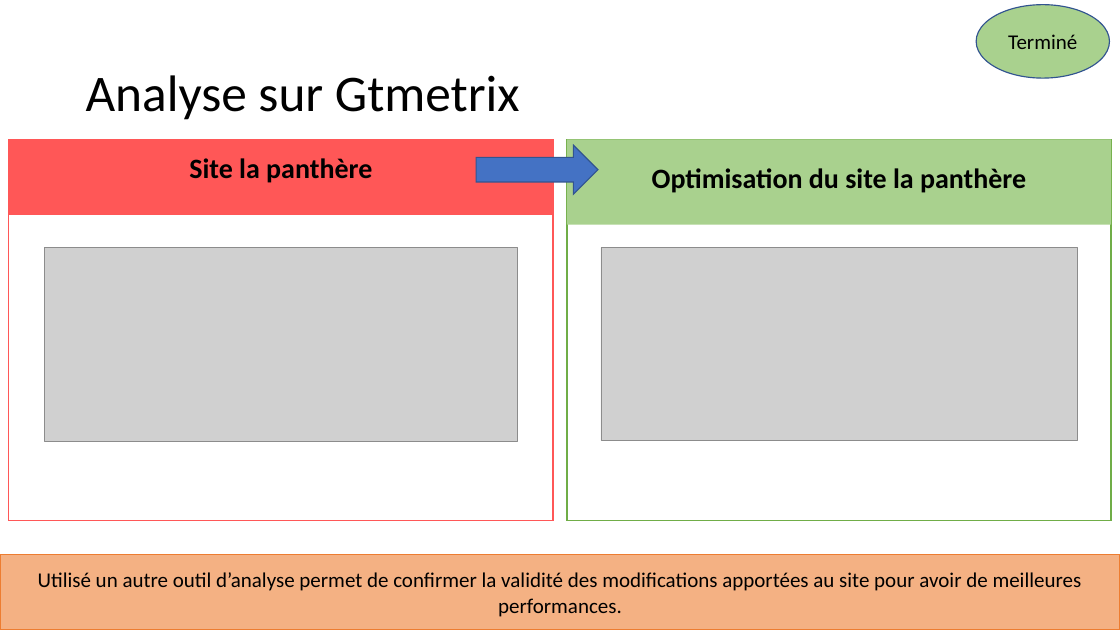
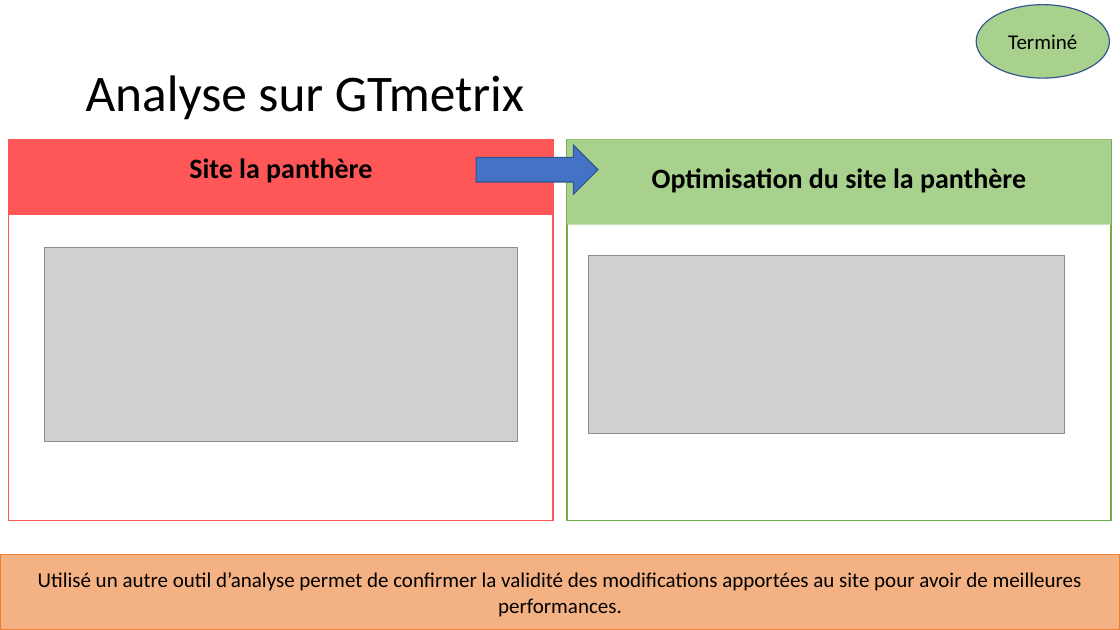
Before and after one commit to LimDavid458/la-panthere-optimise, a slide deck: slide 6 of rapport-seo.pptx (slide 7 before the commit). Drawn at 1120x630 pixels with LibreOffice and Linux fonts; fonts in the diff are those of the drawing; grey boxes stand for pictures. Boxes give left, top, right and bottom in pixels: in the first picture for what was removed or moved away, otherwise in the second. Text is boxed around its words. In the diff, an @@ line names an element or a change of style, - is before the commit and + after.

```diff
--- a/rapport-seo.pptx
+++ b/rapport-seo.pptx
@@ title at (86, 75, 524, 120): text changed @@
-Analyse sur Gtmetrix
+Analyse sur GTmetrix
@@ picture: place and size @@
-picture at (601, 248, 1077, 441)
+picture at (588, 255, 1065, 434)
```
Also in this commit, not shown: 3 other slides changed.
